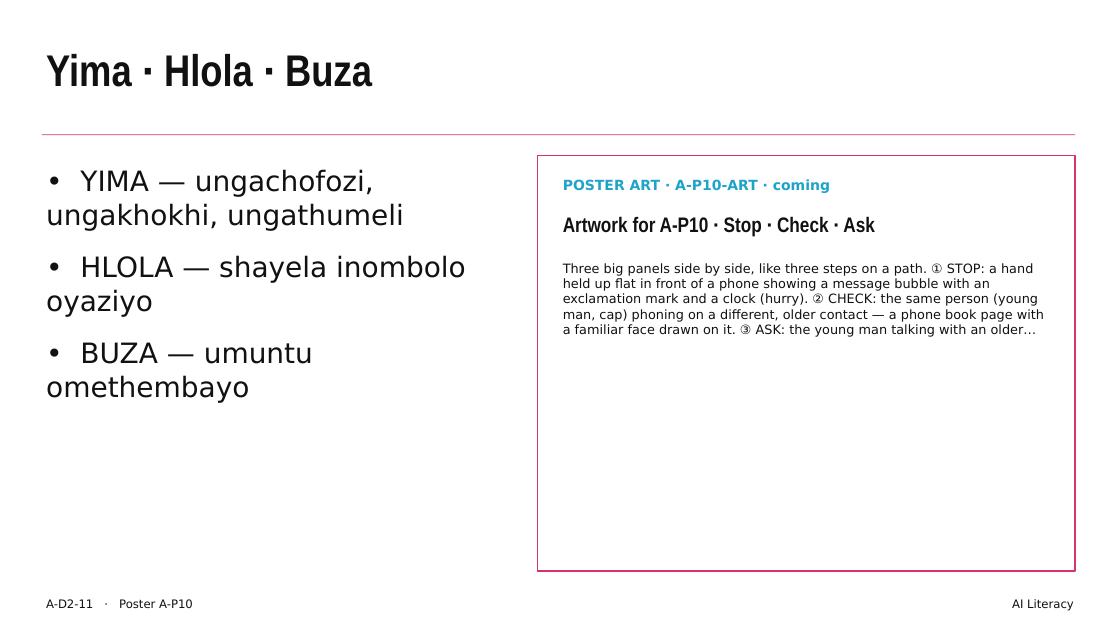
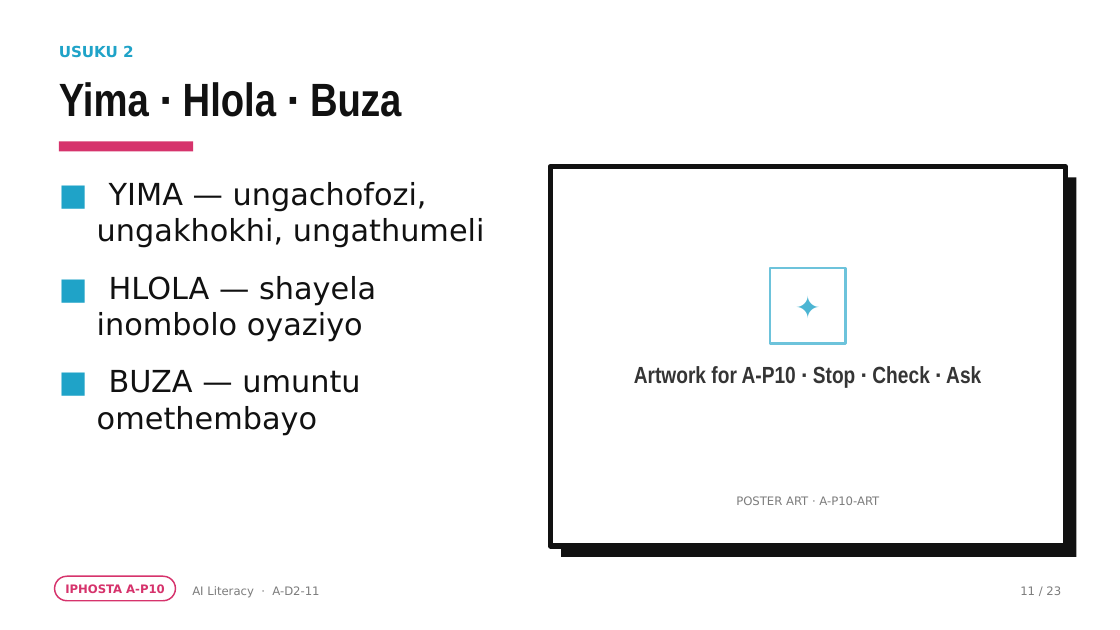
Before and after one commit to rorymclark-prog/ImbewuField, a slide deck: slide 11 of courses/build/ai-literacy/A-D2.zu.pptx. Drawn at 1120x630 pixels with LibreOffice and Linux fonts; fonts in the diff are those of the drawing. Boxes give left, top, right and bottom in pixels: in the first picture for what was removed or moved away, otherwise in the second. Text is boxed around its words. In the diff, an @@ line names an element or a change of style, - is before the commit and + after.

```diff
--- a/courses/build/ai-literacy/A-D2.zu.pptx
+++ b/courses/build/ai-literacy/A-D2.zu.pptx
@@ text added at (x1=59, y1=45, x2=134, y2=58), 13 pt, text #1FA3C8, bold @@
+USUKU 2
@@ text "Yima · Hlola · Buza" moved from (x1=46, y1=54, x2=372, y2=87) to (x1=59, y1=82, x2=401, y2=117) @@
@@ text "Yima · Hlola · Buza" at (x1=59, y1=82, x2=401, y2=117): size 38 to 40 pt; line spacing 1 to 0.95 @@
@@ rectangle removed at (x1=42, y1=134, x2=1075, y2=135) @@
@@ rectangle added at (x1=59, y1=141, x2=193, y2=151), fill #D6336C @@
@@ rectangle resized from (x1=538, y1=155, x2=1075, y2=571) to (x1=550, y1=166, x2=1065, y2=546) @@
@@ rectangle at (x1=550, y1=166, x2=1065, y2=546): outline #D6336C 1.25 pt to #111111 4.5 pt @@
@@ rectangle added at (x1=561, y1=177, x2=1076, y2=557), fill #111111 @@
@@ text at (x1=97, y1=182, x2=485, y2=435): text changed; size 24 to 26 pt @@
-• YIMA — ungachofozi, ungakhokhi, ungathumeli
-• HLOLA — shayela inombolo oyaziyo
-• BUZA — umuntu omethembayo
+■ YIMA — ungachofozi, ungakhokhi, ungathumeli
+■ HLOLA — shayela inombolo oyaziyo
+■ BUZA — umuntu omethembayo
@@ text removed at (x1=563, y1=263, x2=1044, y2=337) @@
-Three big panels side by side, like three steps on a path. ① STOP: a hand held up flat in front of a phone showing a message bubble with an exclamation mark and a clock (hurry). ② CHECK: the same person (young man, cap) phoning on a different, older contact — a phone book page with a familiar face drawn on it. ③ ASK: the young man talking with an older…
@@ rectangle added at (x1=770, y1=268, x2=846, y2=344), outline #6DC3DB 2 pt @@
@@ text added at (x1=770, y1=268, x2=846, y2=344), 26 pt, text #4CB5D3 @@
+✦
@@ text "Artwork for A-P10 · Stop ..." moved from (x1=563, y1=216, x2=875, y2=237) to (x1=634, y1=366, x2=981, y2=388) @@
@@ text "Artwork for A-P10 · Stop ..." at (x1=634, y1=366, x2=981, y2=388): size 18 to 20 pt, text colour #111111 to #353535; alignment left to centre @@
@@ text at (x1=736, y1=496, x2=879, y2=505): text changed; size 12 to 10 pt; text colour #1FA3C8 to #7C7C7C; bold off @@
-POSTER ART · A-P10-ART · coming
+POSTER ART · A-P10-ART
@@ rounded rectangle added at (x1=55, y1=576, x2=176, y2=601), outline #D6336C 1.25 pt @@
@@ text added at (x1=65, y1=584, x2=165, y2=593), 10 pt, text #D6336C, bold @@
+IPHOSTA A-P10
@@ text "AI Literacy · A-D2-11" at (x1=192, y1=586, x2=319, y2=598): vertical alignment top to middle @@
@@ text at (x1=192, y1=586, x2=319, y2=598): text changed; text colour #111111 to #7C7C7C @@
-A-D2-11 · Poster A-P10
+AI Literacy · A-D2-11
@@ text removed at (x1=1012, y1=599, x2=1074, y2=611) @@
-AI Literacy
@@ text added at (x1=1020, y1=586, x2=1061, y2=595), 10 pt, text #7C7C7C @@
+11 / 23
```
Also in this commit, not shown: 22 other slides changed, 49 other files.
